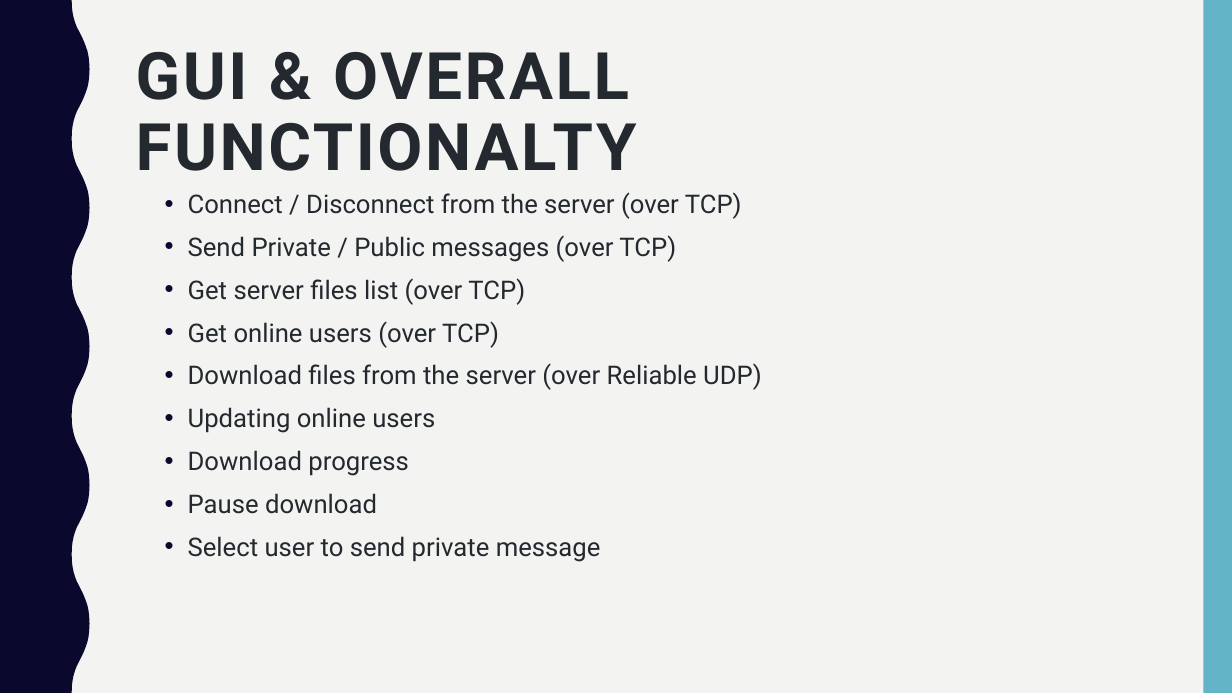
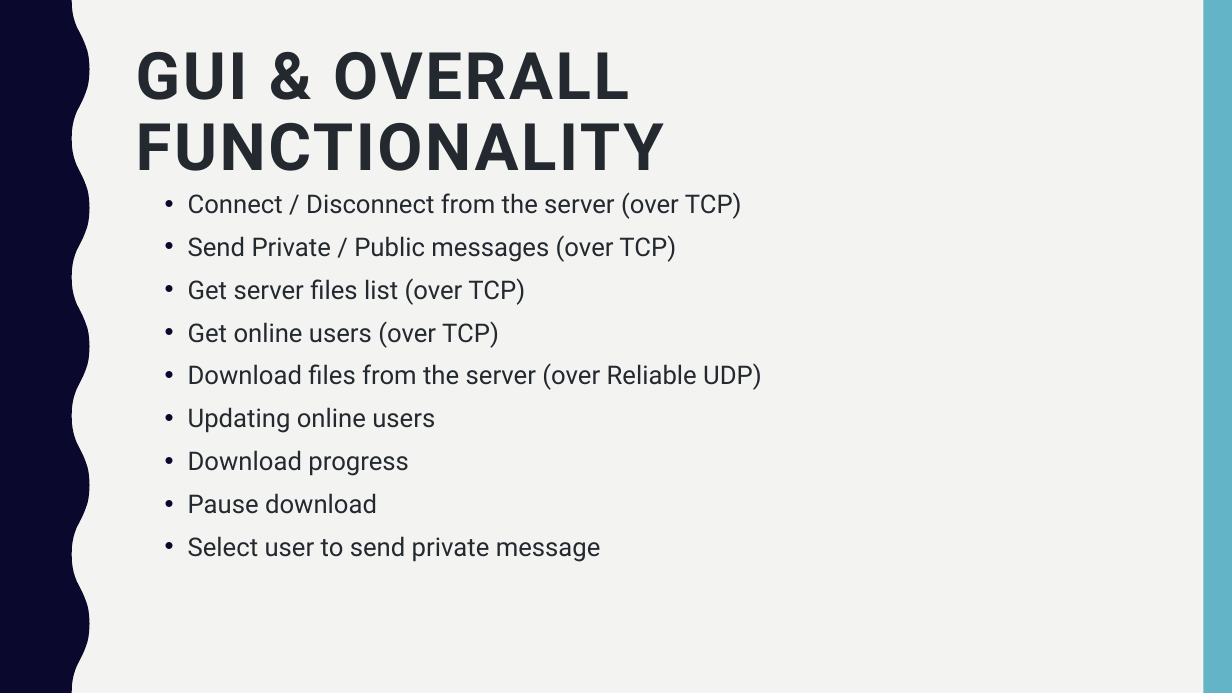
Before and after one commit to 6arek212/Reliable-UDP, a slide deck: slide 3 of NETWORK PROJECT.pptx. Drawn at 1232x693 pixels with LibreOffice and Linux fonts; fonts in the diff are those of the drawing. Boxes give left, top, right and bottom in pixels: in the first picture for what was removed or moved away, otherwise in the second. Text is boxed around its words. In the diff, an @@ line names an element or a change of style, - is before the commit and + after.

Commit message:
POWERPOINT

```diff
--- a/NETWORK PROJECT.pptx
+++ b/NETWORK PROJECT.pptx
@@ title at (x1=136, y1=52, x2=664, y2=171): text changed @@
-GUI & OVERALL FUNCTIONALTY
+GUI & OVERALL FUNCTIONALITY
```
